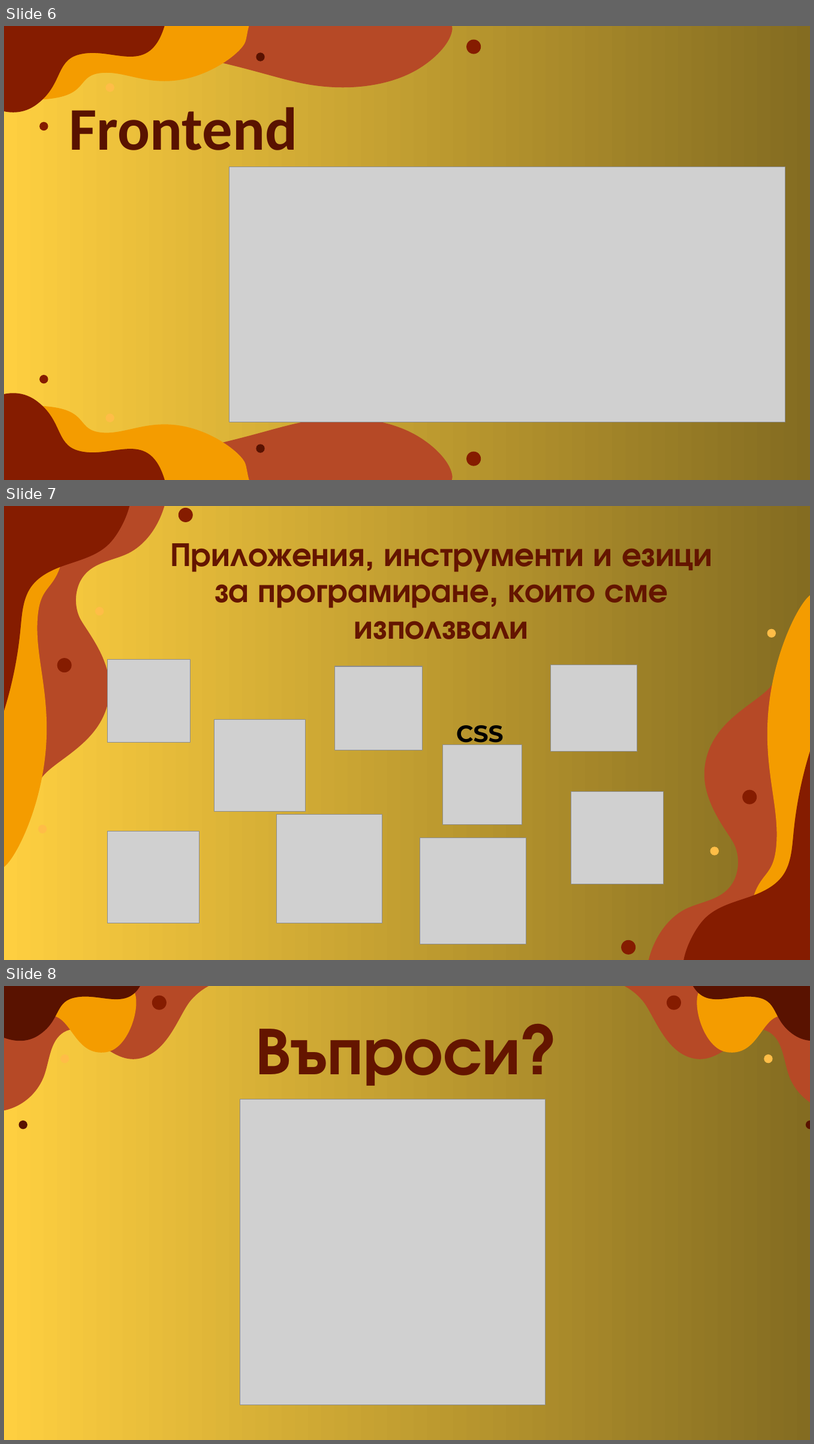
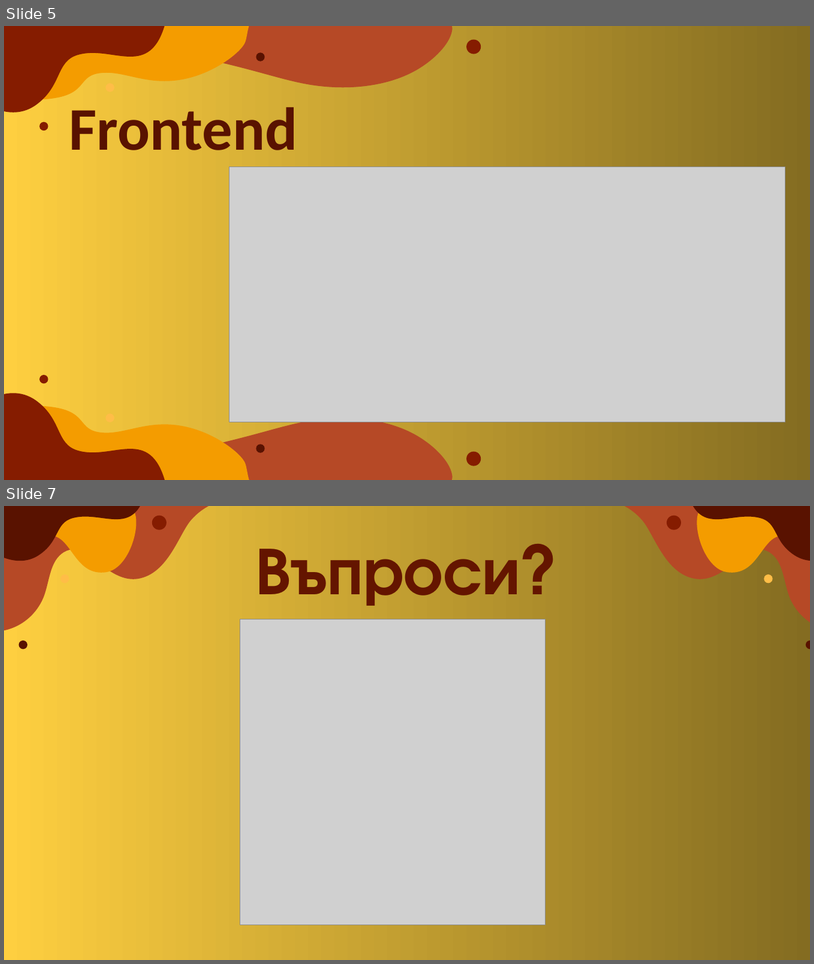
Before and after one commit to EGGeorgieva21/HOMELANDER, a slide deck: docs/Presentation.pptx. Shown one above the other, each under a label of ours: slides 6, 7 and 8 before the commit, slides 5 and 7 after it; the slides between them are not shown. The pictures are 814x1444 and 814x964 pixels, drawn with LibreOffice and Linux fonts; fonts in the diff are those of the drawing; grey boxes stand for pictures. Boxes give left, top, right and bottom in pixels: in the first picture for what was removed or moved away, otherwise in the second. Text is boxed around its words. In the diff, an @@ line names an element or a change of style, - is before the commit and + after.

```diff
--- a/docs/Presentation.pptx
+++ b/docs/Presentation.pptx
@@ slide 7 removed at <box>4,506,810,960</box>, background gradient #FECF40 to #846C21 @@
@@ freeform shape removed at <box>4,512,68,876</box> @@
@@ freeform shape removed at <box>4,506,131,722</box> @@
@@ freeform shape removed at <box>16,506,168,833</box> @@
@@ ellipse removed at <box>178,508,193,522</box> @@
@@ title removed at <box>170,543,713,639</box> @@
-Приложения, инструменти и езици за програмиране, които сме използвали
@@ freeform shape removed at <box>747,585,810,949</box> @@
@@ ellipse removed at <box>95,607,104,615</box> @@
@@ freeform shape removed at <box>647,629,799,960</box> @@
@@ ellipse removed at <box>768,629,777,637</box> @@
@@ ellipse removed at <box>57,658,72,672</box> @@
@@ picture removed at <box>107,659,191,742</box> @@
@@ picture removed at <box>335,666,423,750</box> @@
@@ picture removed at <box>551,664,638,751</box> @@
@@ picture removed at <box>214,720,305,811</box> @@
@@ text removed at <box>456,725,504,748</box> @@
-CSS
@@ picture removed at <box>443,745,522,824</box> @@
@@ freeform shape removed at <box>683,740,810,960</box> @@
@@ picture removed at <box>572,792,664,884</box> @@
@@ ellipse removed at <box>743,790,758,804</box> @@
@@ ellipse removed at <box>38,825,47,833</box> @@
@@ picture removed at <box>276,814,382,923</box> @@
@@ picture removed at <box>107,831,200,923</box> @@
@@ picture removed at <box>420,838,526,944</box> @@
@@ ellipse removed at <box>711,847,719,855</box> @@
@@ ellipse removed at <box>621,940,636,954</box> @@
@@ what was slide 6 is now slide 5 @@
@@ what was slide 8 is now slide 7 @@
```
Also in this commit, not shown: 1 slide changed, 4 slides added, 4 other slides removed.
